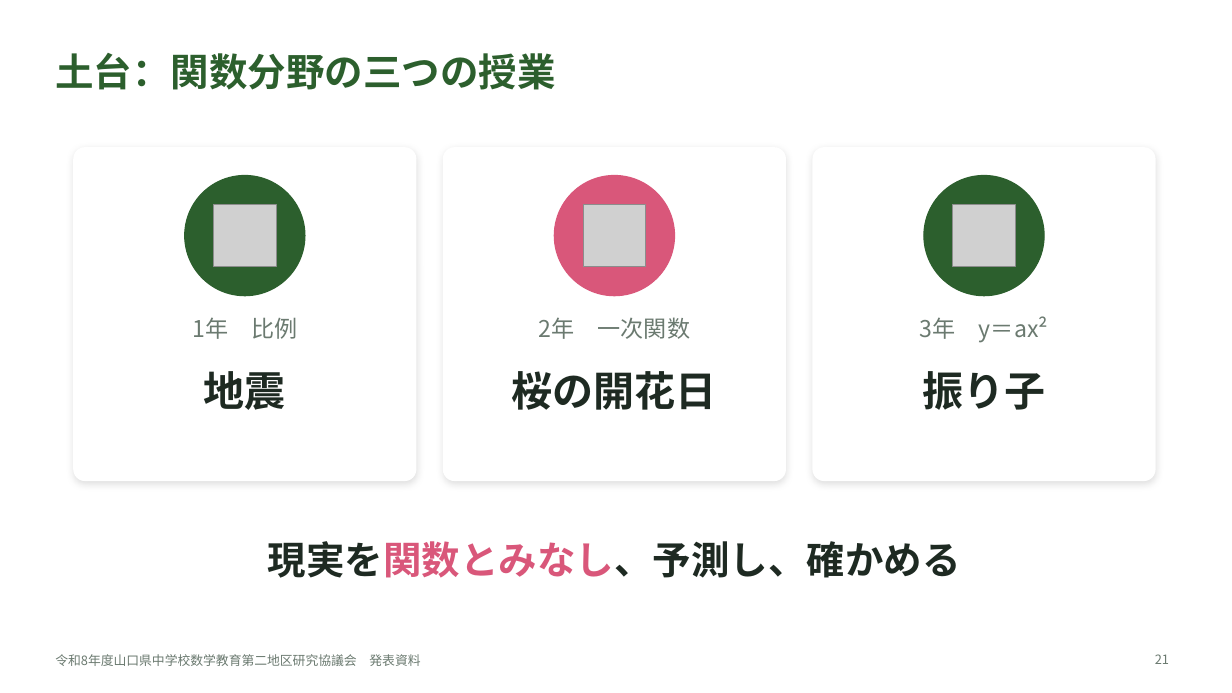
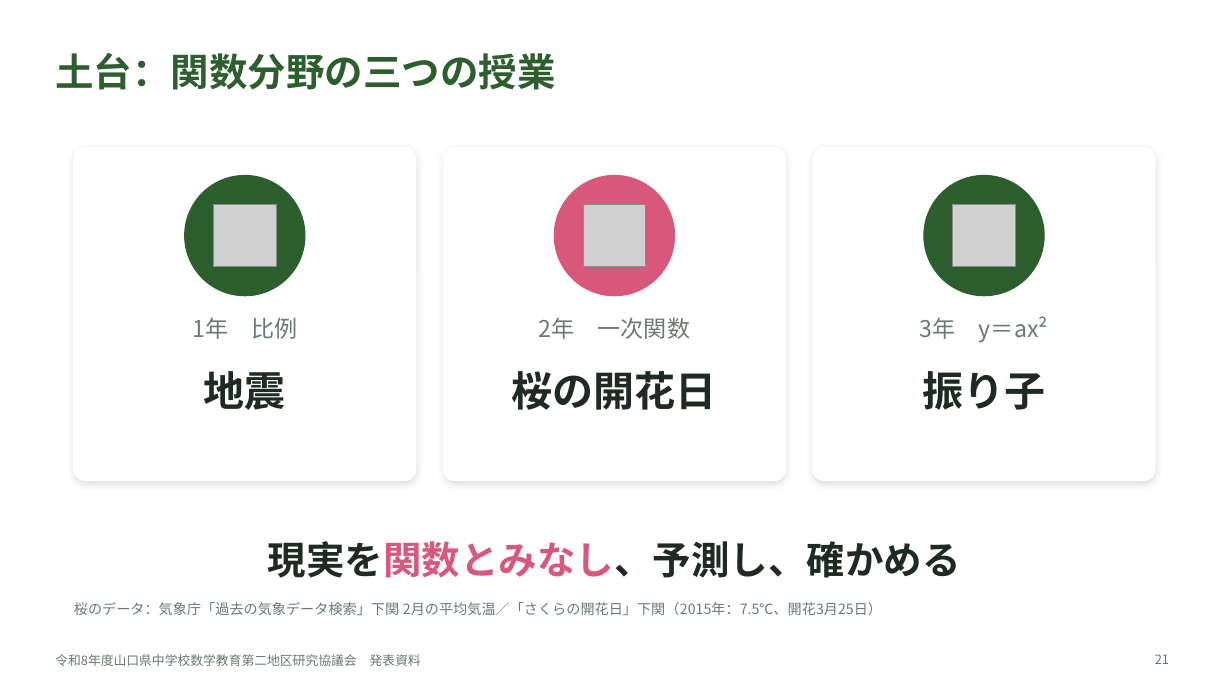
Before and after one commit to margiela14th-sudo/my-ai-project, a slide deck: slide 21 of 07_完成資料/県大会発表_生成AI授業再構築.pptx. Drawn at 1232x693 pixels with LibreOffice and Linux fonts; fonts in the diff are those of the drawing; grey boxes stand for pictures. Boxes give left, top, right and bottom in pixels: in the first picture for what was removed or moved away, otherwise in the second. Text is boxed around its words. In the diff, an @@ line names an element or a change of style, - is before the commit and + after.

```diff
--- a/07_完成資料/県大会発表_生成AI授業再構築.pptx
+++ b/07_完成資料/県大会発表_生成AI授業再構築.pptx
@@ text added at (74,602,882,615), 11 pt, text #6B7A70 @@
+桜のデータ：気象庁「過去の気象データ検索」下関 2月の平均気温／「さくらの開花日」下関（2015年：7.5℃、開花3月25日）
```
Also in this commit, not shown: 11 other slides changed, 10 other files.
